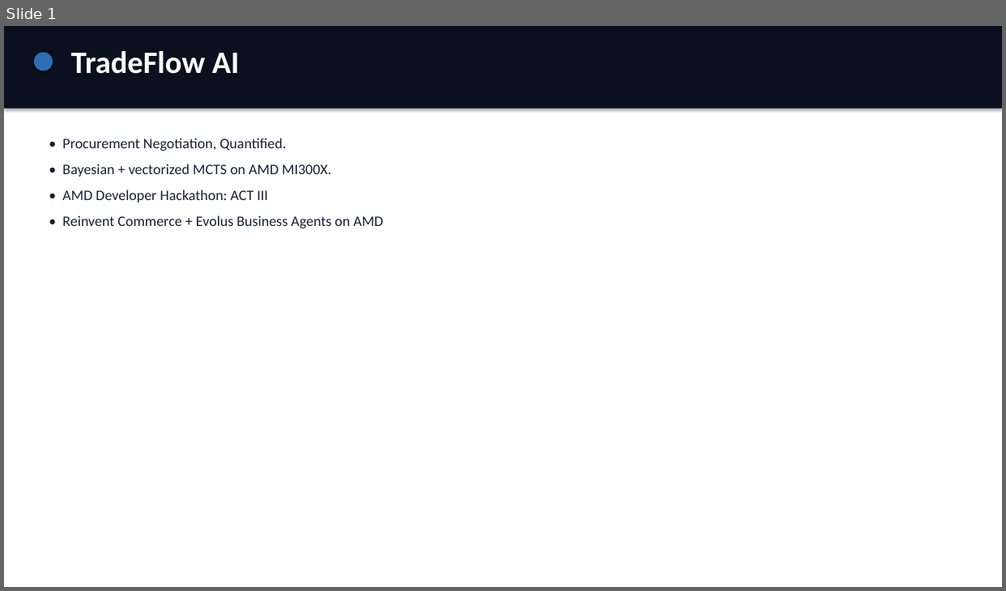
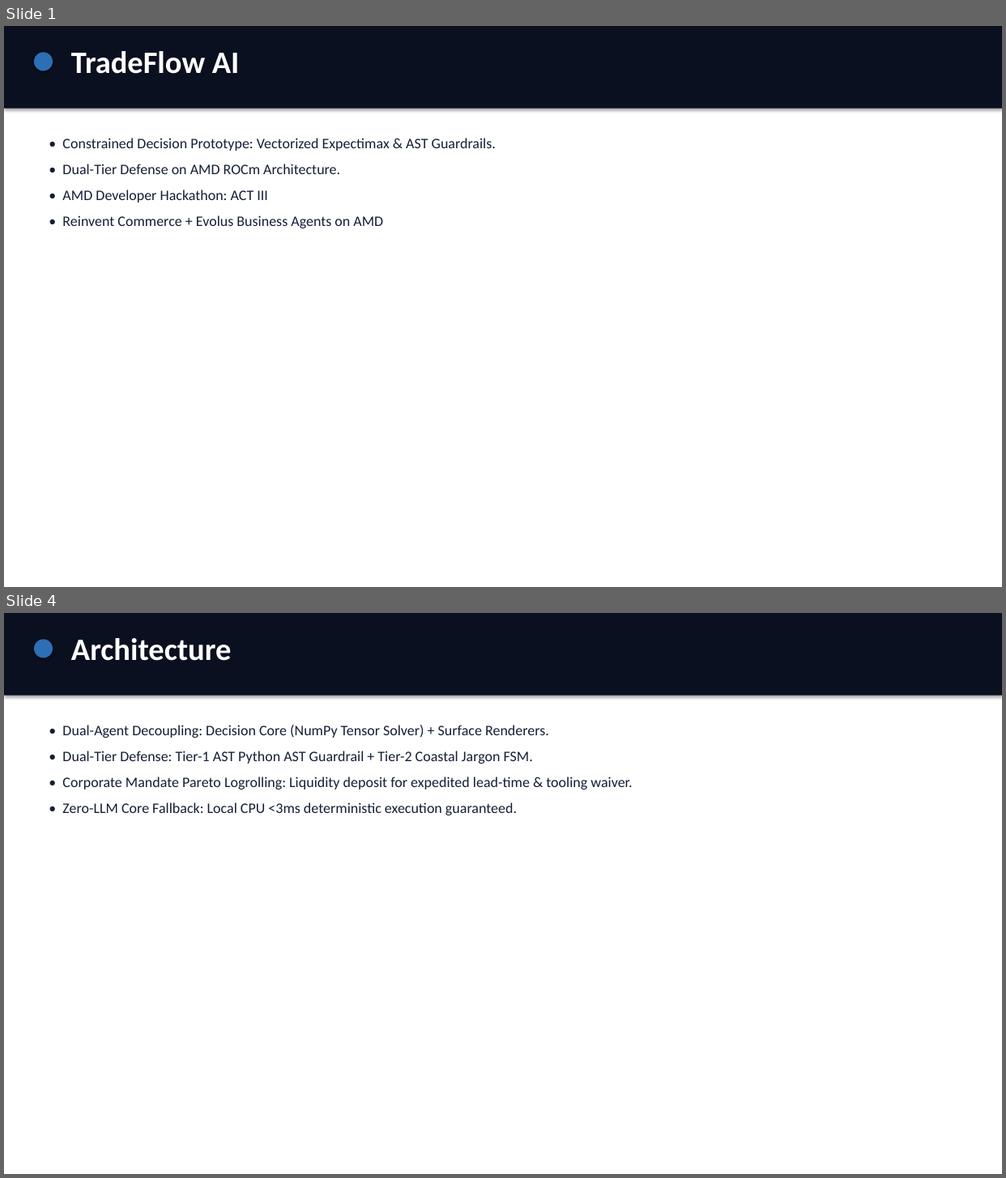
Before and after one commit to Fu93/tradeflow-ai, a slide deck: results/pitch.pptx. Shown one above the other, each under a label of ours: slide 1 before the commit, slides 1 and 4 after it; the slides between them are not shown. The pictures are 1006x591 and 1006x1178 pixels, drawn with LibreOffice and Linux fonts; fonts in the diff are those of the drawing. Boxes give left, top, right and bottom in pixels: in the first picture for what was removed or moved away, otherwise in the second. Text is boxed around its words. In the diff, an @@ line names an element or a change of style, - is before the commit and + after.

```diff
--- a/results/pitch.pptx
+++ b/results/pitch.pptx
@@ slide 4 added at (4,613,1002,1174), background #FFFFFF @@
@@ rectangle added at (4,613,1002,696), fill #0B1020 @@
@@ ellipse added at (34,639,53,658), fill #2C6FB5 @@
@@ text added at (71,638,231,661), 30 pt, text #FFFFFF, bold @@
+Architecture
@@ text added at (62,725,632,815), 14 pt, text #141E36 @@
+• Dual-Agent Decoupling: Decision Core (NumPy Tensor Solver) + Surface Renderers.
+• Dual-Tier Defense: Tier-1 AST Python AST Guardrail + Tier-2 Coastal Jargon FSM.
+• Corporate Mandate Pareto Logrolling: Liquidity deposit for expedited lead-time & tooling waiver.
+• Zero-LLM Core Fallback: Local CPU <3ms deterministic execution guaranteed.
@@ slide 1 changed as well @@
@@ text at (62,138,496,174): text changed @@
-• Procurement Negotiation, Quantified.
-• Bayesian + vectorized MCTS on AMD MI300X.
+• Constrained Decision Prototype: Vectorized Expectimax & AST Guardrails.
+• Dual-Tier Defense on AMD ROCm Architecture.
```
Also in this commit, not shown: 5 other slides changed, 3 other slides added, 4 slides removed, 2 other files.
